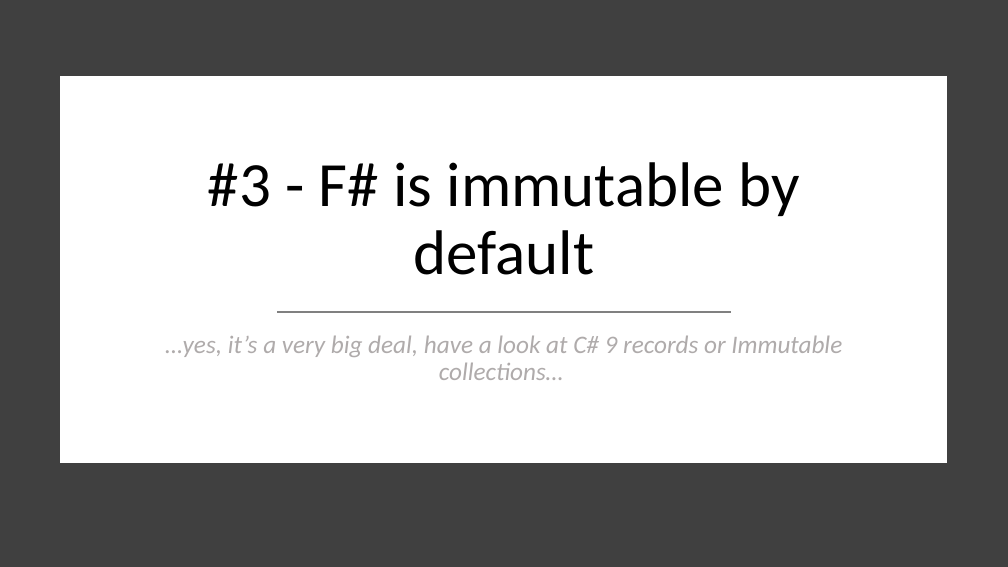
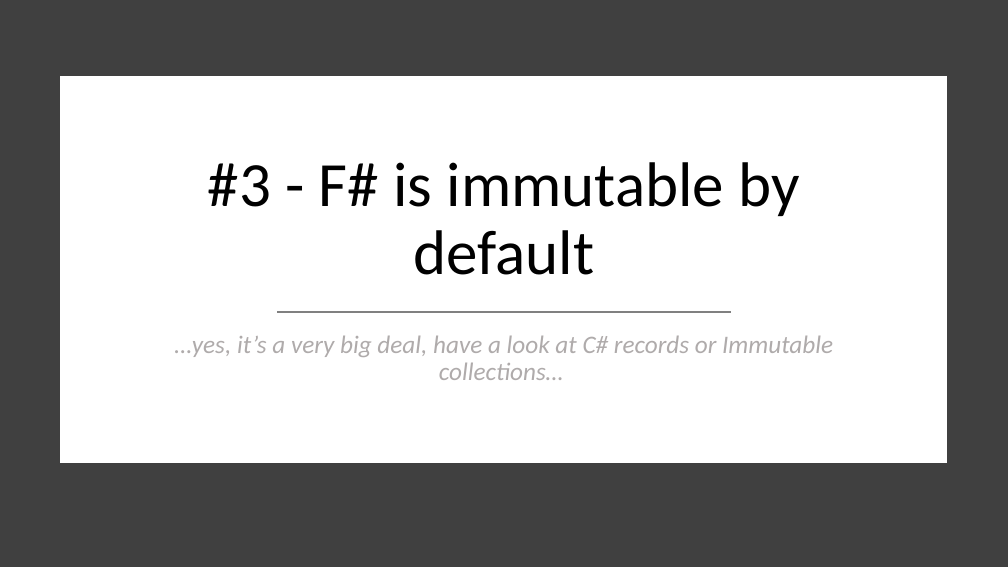
Before and after one commit to essic/prez-why-fsharp, a slide deck: slide 22 of WhyFSharp.pptx. Drawn at 1008x567 pixels with LibreOffice and Linux fonts; fonts in the diff are those of the drawing. Boxes give left, top, right and bottom in pixels: in the first picture for what was removed or moved away, otherwise in the second. Text is boxed around its words. In the diff, an @@ line names an element or a change of style, - is before the commit and + after.

```diff
--- a/WhyFSharp.pptx
+++ b/WhyFSharp.pptx
@@ text at (175, 335, 833, 380): text changed @@
-…yes, it’s a very big deal, have a look at C# 9 records or Immutable collections…
+…yes, it’s a very big deal, have a look at C# records or Immutable collections…
```
Also in this commit, not shown: 10 other slides changed, 1 slide removed, 1 other file.
